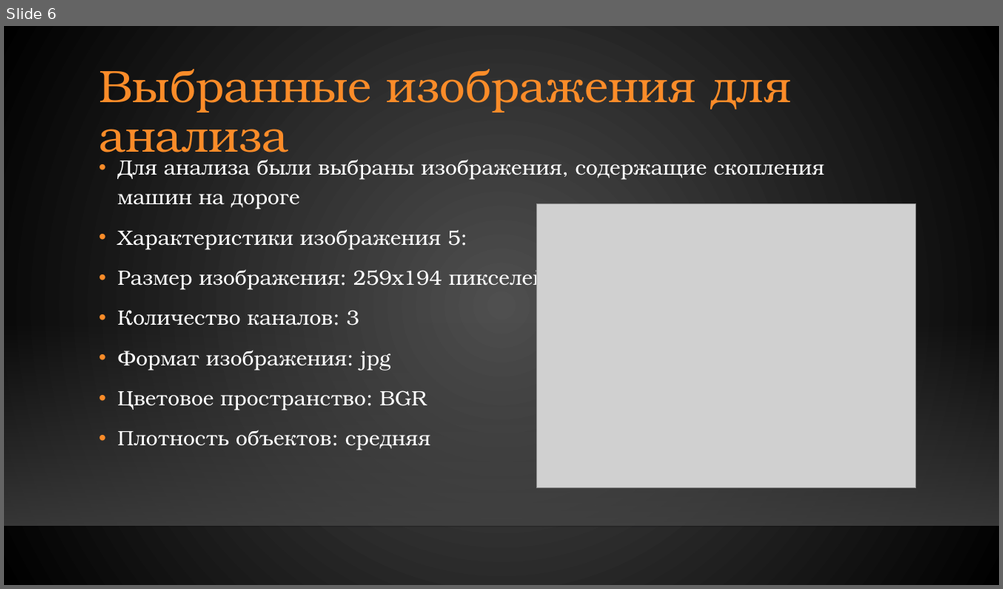
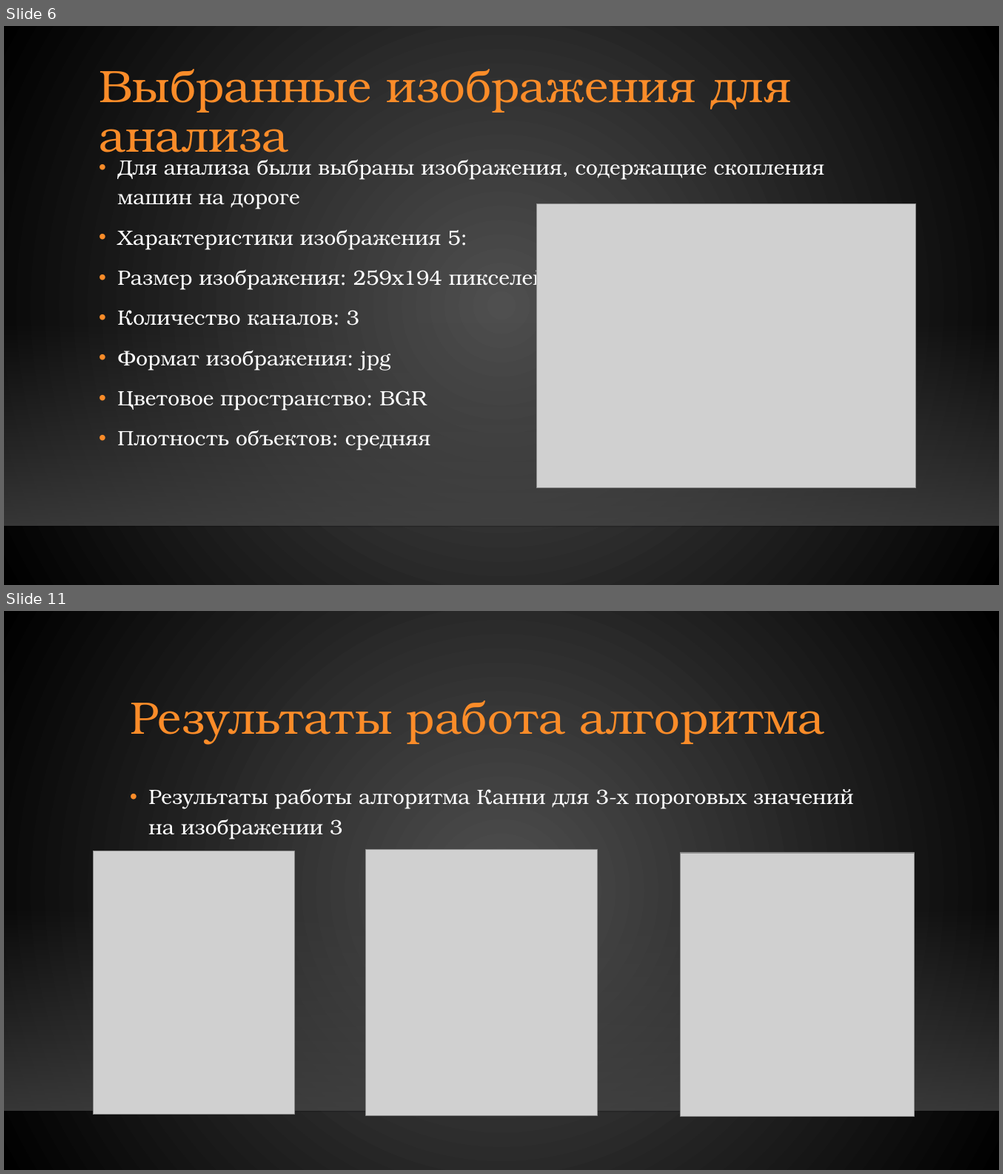
Before and after one commit to Murlocki/acom, a slide deck: iz2/Презентация.pptx. Shown one above the other, each under a label of ours: slide 6 before the commit, slides 6 and 11 after it; the slides between them are not shown. The pictures are 1003x589 and 1003x1174 pixels, drawn with LibreOffice and Linux fonts; fonts in the diff are those of the drawing; grey boxes stand for pictures; background and template pictures are left out. Boxes give left, top, right and bottom in pixels: in the first picture for what was removed or moved away, otherwise in the second. Text is boxed around its words. In the diff, an @@ line names an element or a change of style, - is before the commit and + after.

```diff
--- a/iz2/Презентация.pptx
+++ b/iz2/Презентация.pptx
@@ slide 11 added at [4, 611, 999, 1170], background gradient #505050 to #000000; not listed: 2 template elements that a slide beside it also shows @@
@@ title added at [130, 701, 824, 745], 44 pt, text #FB8C29 @@
+Результаты работа алгоритма
@@ text added at [148, 789, 854, 840], 20 pt, text #FFFFFF @@
+• Результаты работы алгоритма Канни для 3-х пороговых значений на изображении 3
@@ picture added at [93, 851, 294, 1116] @@
@@ picture added at [366, 850, 597, 1116] @@
@@ picture added at [680, 853, 913, 1117] @@
```
Also in this commit, not shown: 4 slides changed, 30 other slides added, 5 other files.
